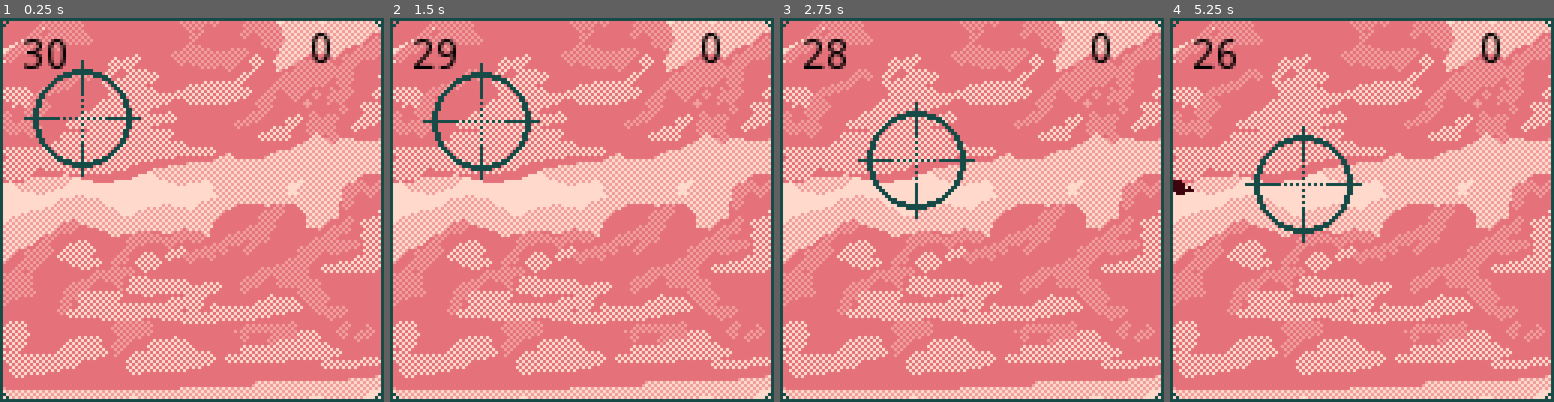
Above: before the commit, frames 1-4 (left to right).
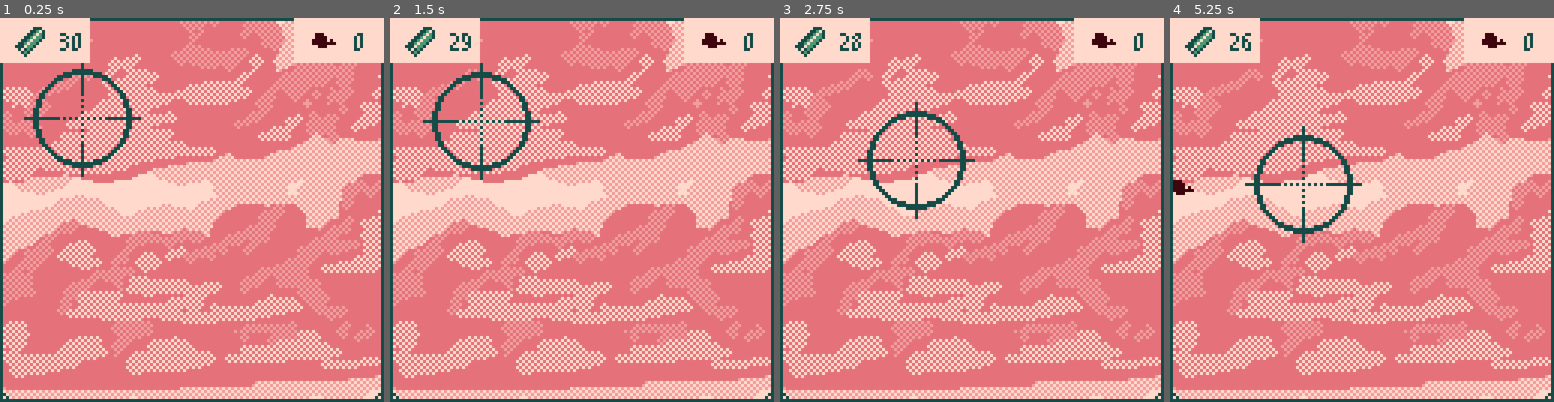
Above: after the commit, the same moments.

Repository: BurntRobot/Every-bird-is-fed-with-its-beak
Game: Godot game, scene res://Shooting/Shooting.tscn
Two runs of this game, one before a commit and one after it. Both use one fixed random seed, a clock stepped at 60 frames per second and the inputs below.
Inputs (mouse positions are in pixels of both pictures, inside the frame that each line leads up to):
- Up to frame 1 (0.25 s): no input
- Up to frame 2 (1.5 s): move the mouse to (666, 190) at 0.52 s; click (666, 190) at 0.6 s; move the mouse to (505, 229) at 1.27 s; click (505, 229) at 1.35 s
- Up to frame 3 (2.75 s): move the mouse to (1010, 125) at 2.02 s; click (1010, 125) at 2.1 s
- Up to frame 4 (5.25 s): move the mouse to (1342, 286) at 2.77 s; click (1342, 286) at 2.85 s; move the mouse to (1477, 267) at 3.52 s; click (1477, 267) at 3.6 s; move the mouse to (1246, 152) at 4.27 s; click (1246, 152) at 4.35 s; move the mouse to (1381, 210) at 5.02 s; click (1381, 210) at 5.1 s

The runs differ from the first frame. In frame 1, 4.9% of the frame differs, in the area x 0-100%, y 0-14%; in frame 2, 4.9%; in frame 3, 4.9%; in frame 4, 4.9%.

Commit message:
UI

Diff:
--- a/Shooting/Shooting.gd
+++ b/Shooting/Shooting.gd
@@ -5,7 +5,7 @@
 	OS.window_position = Vector2(250, 100)
 
 func _process(delta):
-	$Label.text = str($PlayerScope.bullets)
-	$Label2.text = str($PlayerScope.dead_ducks)
+	$Control/Label.text = str($PlayerScope.bullets)
+	$Control2/Label.text = str($PlayerScope.dead_ducks)
 	if Input.is_action_just_pressed("quit"):
 		get_tree().quit()
--- a/Shooting/Shooting.tscn
+++ b/Shooting/Shooting.tscn
@@ -1,13 +1,19 @@
-[gd_scene load_steps=9 format=2]
+[gd_scene load_steps=13 format=2]
 
 [ext_resource path="res://Shooting/Shooting.gd" type="Script" id=1]
 [ext_resource path="res://Shooting/Background.png" type="Texture" id=2]
 [ext_resource path="res://Shooting/Spawner.tscn" type="PackedScene" id=3]
-[ext_resource path="res://Shooting/Frame.png" type="Texture" id=4]
-[ext_resource path="res://PlayerScope/PlayerScope.tscn" type="PackedScene" id=5]
-[ext_resource path="res://Shooting/DeadZone.tscn" type="PackedScene" id=6]
-[ext_resource path="res://Shooting/forest_ambient.ogg" type="AudioStream" id=7]
-[ext_resource path="res://Shooting/Red Curtain.ogg" type="AudioStream" id=8]
+[ext_resource path="res://PlayerScope/PlayerScope.tscn" type="PackedScene" id=4]
+[ext_resource path="res://Shooting/DeadZone.tscn" type="PackedScene" id=5]
+[ext_resource path="res://Shooting/forest_ambient.ogg" type="AudioStream" id=6]
+[ext_resource path="res://Shooting/Red Curtain.ogg" type="AudioStream" id=7]
+[ext_resource path="res://Shooting/Frame.png" type="Texture" id=8]
+[ext_resource path="res://m3x6.ttf" type="DynamicFontData" id=9]
+[ext_resource path="res://Shooting/Bullet0000.png" type="Texture" id=10]
+[ext_resource path="res://Shooting/Duck.png" type="Texture" id=11]
+
+[sub_resource type="DynamicFont" id=1]
+font_data = ExtResource( 9 )
 
 [node name="Shooting" type="Node"]
 script = ExtResource( 1 )
@@ -27,43 +33,95 @@
 [node name="Spawner3" parent="spawners" instance=ExtResource( 3 )]
 position = Vector2( -69.2241, 49.8305 )
 
-[node name="Frame" type="TextureRect" parent="."]
-anchor_right = 1.0
-anchor_bottom = 1.0
-texture = ExtResource( 4 )
-
-[node name="PlayerScope" parent="." instance=ExtResource( 5 )]
+[node name="PlayerScope" parent="." instance=ExtResource( 4 )]
 position = Vector2( 59, 46 )
 
-[node name="DeadZone" parent="." instance=ExtResource( 6 )]
+[node name="DeadZone" parent="." instance=ExtResource( 5 )]
 
-[node name="DeadZone2" parent="." instance=ExtResource( 6 )]
+[node name="DeadZone2" parent="." instance=ExtResource( 5 )]
 position = Vector2( 141.673, 56.1931 )
 rotation = 1.57127
 
 [node name="Ambient" type="AudioStreamPlayer" parent="."]
-stream = ExtResource( 7 )
+stream = ExtResource( 6 )
 volume_db = -20.0
 autoplay = true
 
 [node name="Music" type="AudioStreamPlayer" parent="."]
-stream = ExtResource( 8 )
+stream = ExtResource( 7 )
 autoplay = true
 
-[node name="Label" type="Label" parent="."]
-margin_left = 6.58485
-margin_top = 5.5094
-margin_right = 46.5849
-margin_bottom = 19.5094
-custom_colors/font_color = Color( 0, 0, 0, 1 )
+[node name="EndgameTimer" type="Timer" parent="."]
+
+[node name="Frame" type="TextureRect" parent="."]
+anchor_right = 1.0
+anchor_bottom = 1.0
+texture = ExtResource( 8 )
+
+[node name="Control" type="Control" parent="."]
+margin_right = 30.0
+margin_bottom = 15.0
+
+[node name="ColorRect" type="ColorRect" parent="Control"]
+margin_right = 30.0
+margin_bottom = 15.0
+color = Color( 1, 0.854902, 0.8, 1 )
+
+[node name="Label" type="Label" parent="Control"]
+margin_left = 20.0
+margin_right = 31.0
+margin_bottom = 13.0
+custom_fonts/font = SubResource( 1 )
+custom_colors/font_color = Color( 0.0901961, 0.298039, 0.282353, 1 )
 text = "1"
 
-[node name="Label2" type="Label" parent="."]
-margin_left = 103.0
-margin_top = 4.0
-margin_right = 123.0
-margin_bottom = 18.0
-custom_colors/font_color = Color( 0, 0, 0, 1 )
+[node name="NinePatchRect" type="NinePatchRect" parent="Control"]
+margin_right = 30.0
+margin_bottom = 15.0
+texture = ExtResource( 8 )
+patch_margin_left = 3
+patch_margin_top = 3
+patch_margin_right = 3
+patch_margin_bottom = 3
+
+[node name="Sprite2" type="Sprite" parent="Control"]
+position = Vector2( 10, 8 )
+texture = ExtResource( 10 )
+region_rect = Rect2( 8, 1, 8, 6 )
+
+[node name="Control2" type="Control" parent="."]
+anchor_left = 1.0
+anchor_right = 1.0
+margin_left = -30.0
+margin_bottom = 15.0
+__meta__ = {
+"_edit_group_": true
+}
+
+[node name="ColorRect" type="ColorRect" parent="Control2"]
+margin_right = 30.0
+margin_bottom = 15.0
+color = Color( 1, 0.854902, 0.8, 1 )
+
+[node name="Label" type="Label" parent="Control2"]
+margin_left = 20.0
+margin_right = 31.0
+margin_bottom = 13.0
+custom_fonts/font = SubResource( 1 )
+custom_colors/font_color = Color( 0.0901961, 0.298039, 0.282353, 1 )
 text = "1"
 
-[node name="EndgameTimer" type="Timer" parent="."]
+[node name="NinePatchRect" type="NinePatchRect" parent="Control2"]
+margin_right = 30.0
+margin_bottom = 15.0
+texture = ExtResource( 8 )
+patch_margin_left = 3
+patch_margin_top = 3
+patch_margin_right = 3
+patch_margin_bottom = 3
+
+[node name="Sprite" type="Sprite" parent="Control2"]
+position = Vector2( 10, 8 )
+texture = ExtResource( 11 )
+region_enabled = true
+region_rect = Rect2( 8, 1, 8, 6 )
Binary file added: Shooting/Bullet0000.png
Not shown, added: Shooting/Bullet0000.png.import
